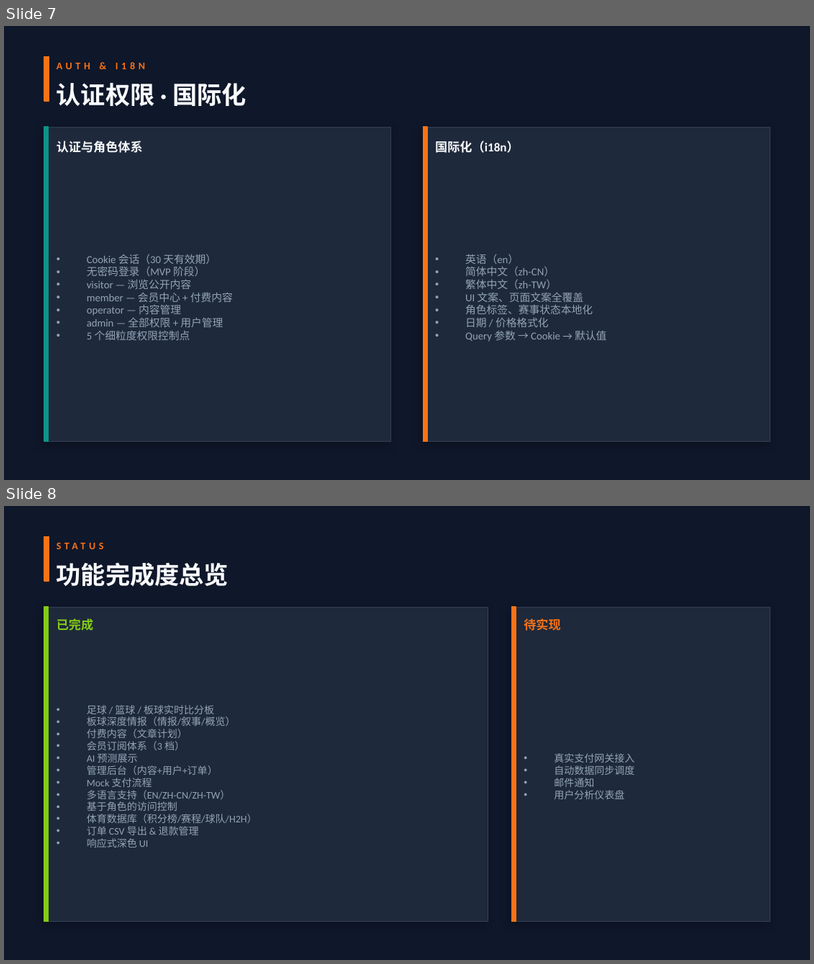
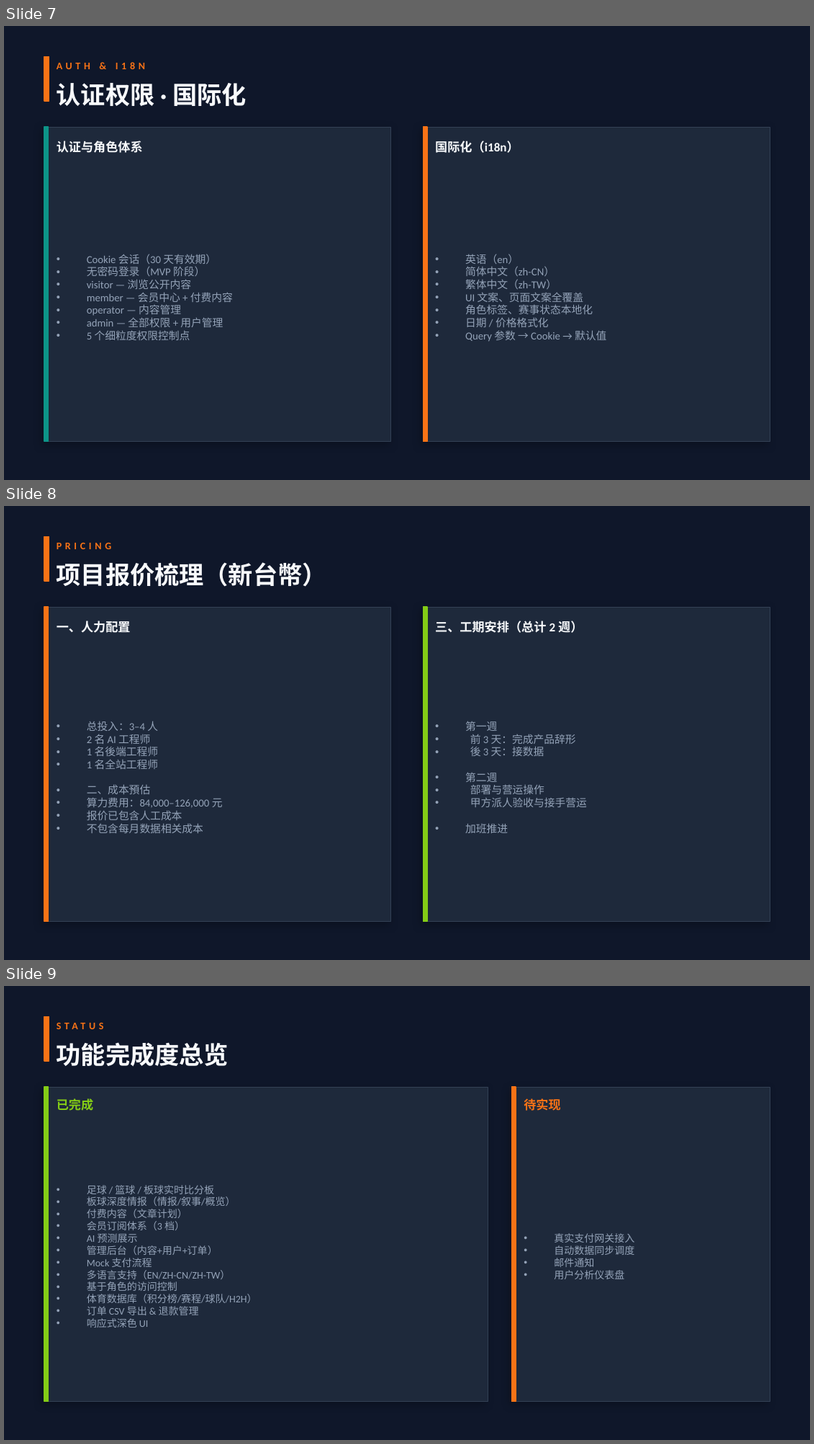
Before and after one commit to qw1447135133-droid/web, a slide deck: Signal-Nine-功能报告.pptx. Shown one above the other, each under a label of ours: slides 7 and 8 before the commit, slides 7, 8 and 9 after it. The pictures are 814x964 and 814x1444 pixels, drawn with LibreOffice and Linux fonts; fonts in the diff are those of the drawing. Boxes give left, top, right and bottom in pixels: in the first picture for what was removed or moved away, otherwise in the second. Text is boxed around its words. In the diff, an @@ line names an element or a change of style, - is before the commit and + after.

```diff
--- a/Signal-Nine-功能报告.pptx
+++ b/Signal-Nine-功能报告.pptx
@@ slide 8 added at [4, 506, 810, 960], background #0F172A @@
@@ rectangle added at [44, 537, 49, 581], fill #F97316, outline #F97316 1 pt @@
@@ text added at [57, 543, 111, 549], 9 pt, text #F97316, bold @@
+PRICING
@@ text added at [57, 562, 327, 587], 22 pt, text #F8FAFC, bold @@
+项目报价梳理（新台幣）
@@ rectangle added at [44, 607, 391, 921], fill #1E293B, outline #334155 0.5 pt @@
@@ rectangle added at [44, 607, 49, 921], fill #F97316, outline #F97316 1 pt @@
@@ rectangle added at [423, 607, 770, 921], fill #1E293B, outline #334155 0.5 pt @@
@@ rectangle added at [423, 607, 427, 921], fill #84CC16, outline #84CC16 1 pt @@
@@ text added at [57, 620, 131, 633], 11 pt, text #F8FAFC, bold @@
+一、人力配置
@@ text added at [435, 620, 583, 633], 11 pt, text #F8FAFC, bold @@
+三、工期安排（总计 2 週）
@@ text added at [87, 721, 223, 833], 9.5 pt, text #94A3B8 @@
+• 总投入：3–4 人
+• 2 名 AI 工程师
+• 1 名後端工程师
+• 1 名全站工程师
+• 二、成本預估
+• 算力费用：84,000–126,000 元
+• 报价已包含人工成本
+• 不包含每月数据相关成本
@@ text added at [466, 721, 587, 833], 9.5 pt, text #94A3B8 @@
+• 第一週
+• 前 3 天：完成产品辞形
+• 後 3 天：接数据
+• 第二週
+• 部署与营运操作
+• 甲方派人验收与接手营运
+• 加班推进
@@ what was slide 8 is now slide 9 @@
```
Also in this commit, not shown: 2 other slides added, 1 slide removed, 49 other files.
